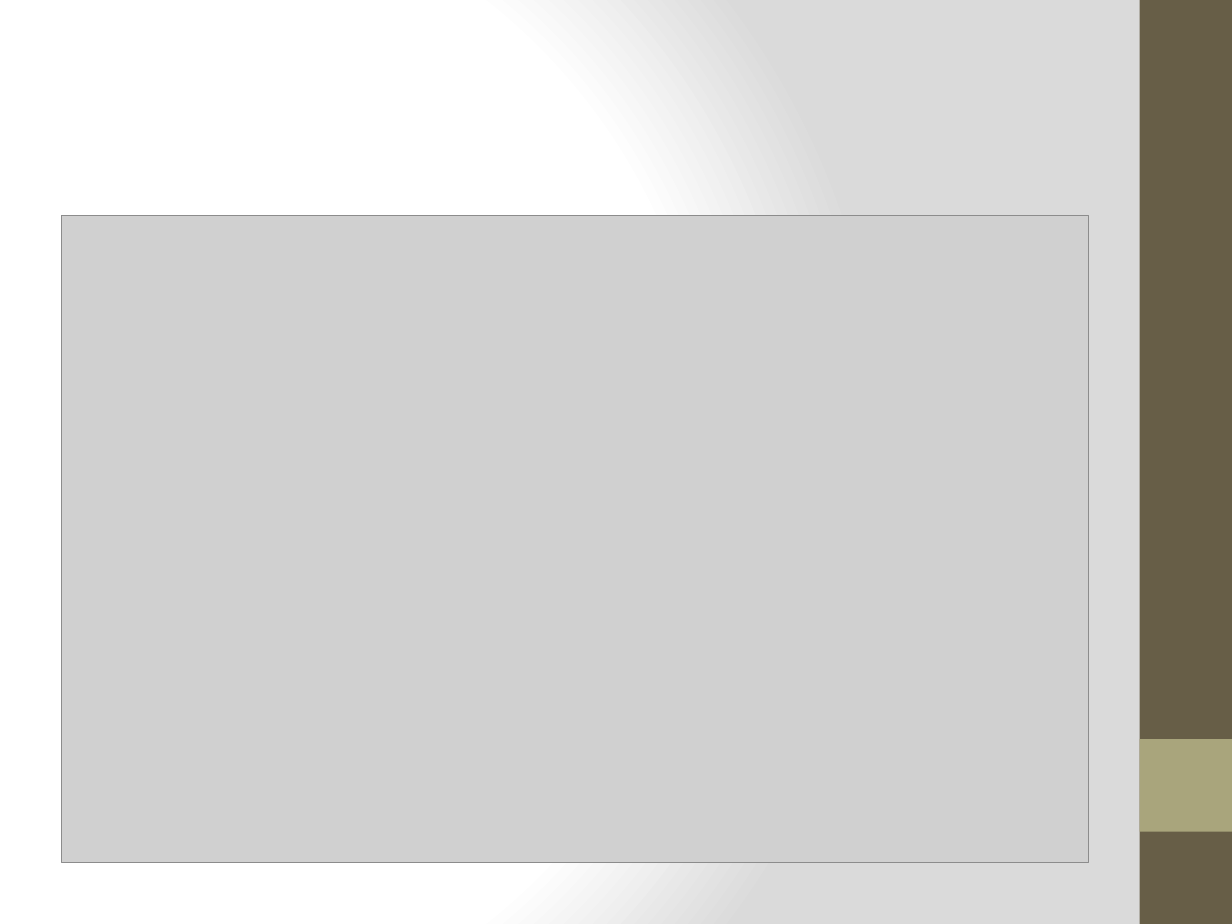
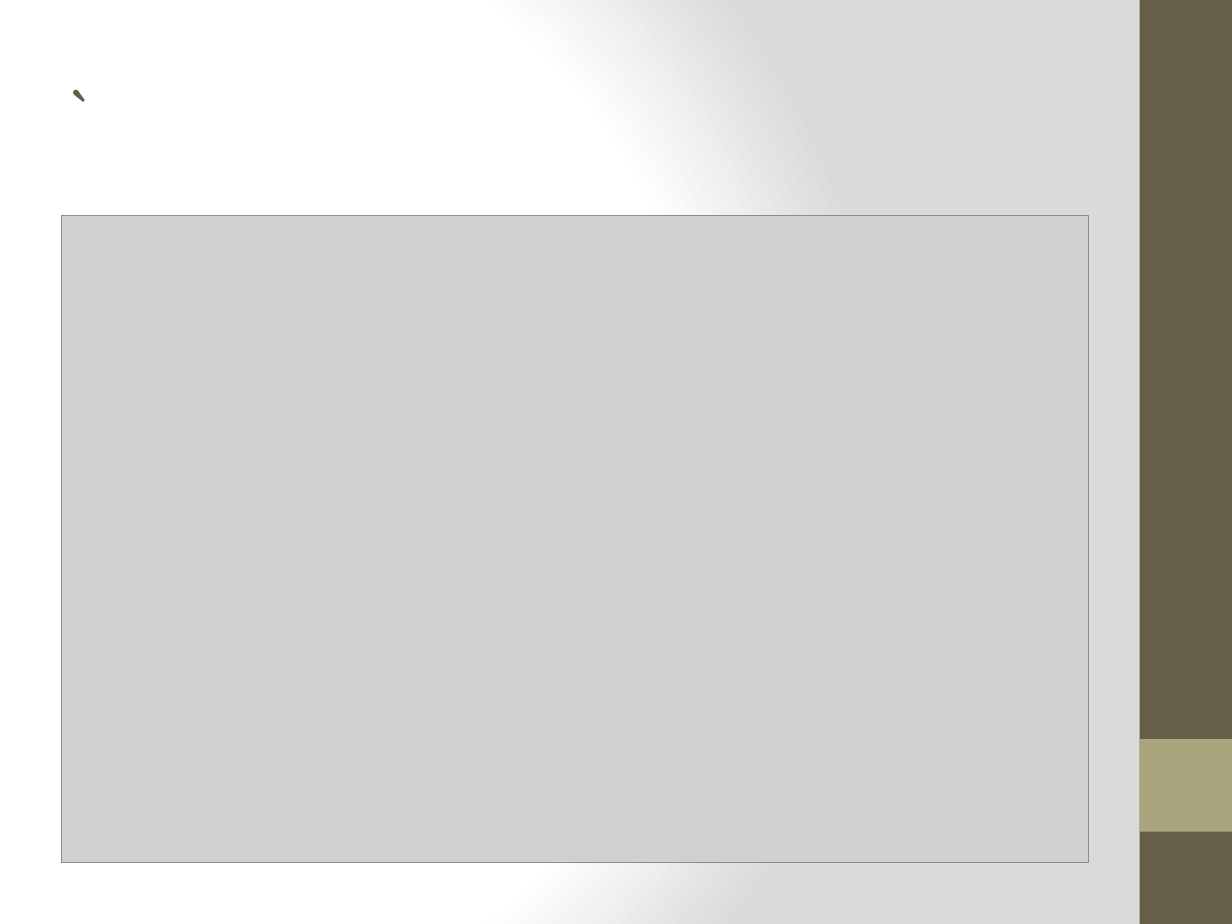
Before and after one commit to readywater/SF-DAT-20, a slide deck: slide 13 of Lecture Notes-Slides/Lecture 12.pptx. Drawn at 1232x924 pixels with LibreOffice and Linux fonts; fonts in the diff are those of the drawing; grey boxes stand for pictures. Boxes give left, top, right and bottom in pixels: in the first picture for what was removed or moved away, otherwise in the second. Text is boxed around its words. In the diff, an @@ line names an element or a change of style, - is before the commit and + after.

```diff
--- a/Lecture Notes-Slides/Lecture 12.pptx
+++ b/Lecture Notes-Slides/Lecture 12.pptx
@@ title added at [62,37,1088,191], 46 pt, text #675E47 @@
+`
```
Also in this commit, not shown: 16 other files.
